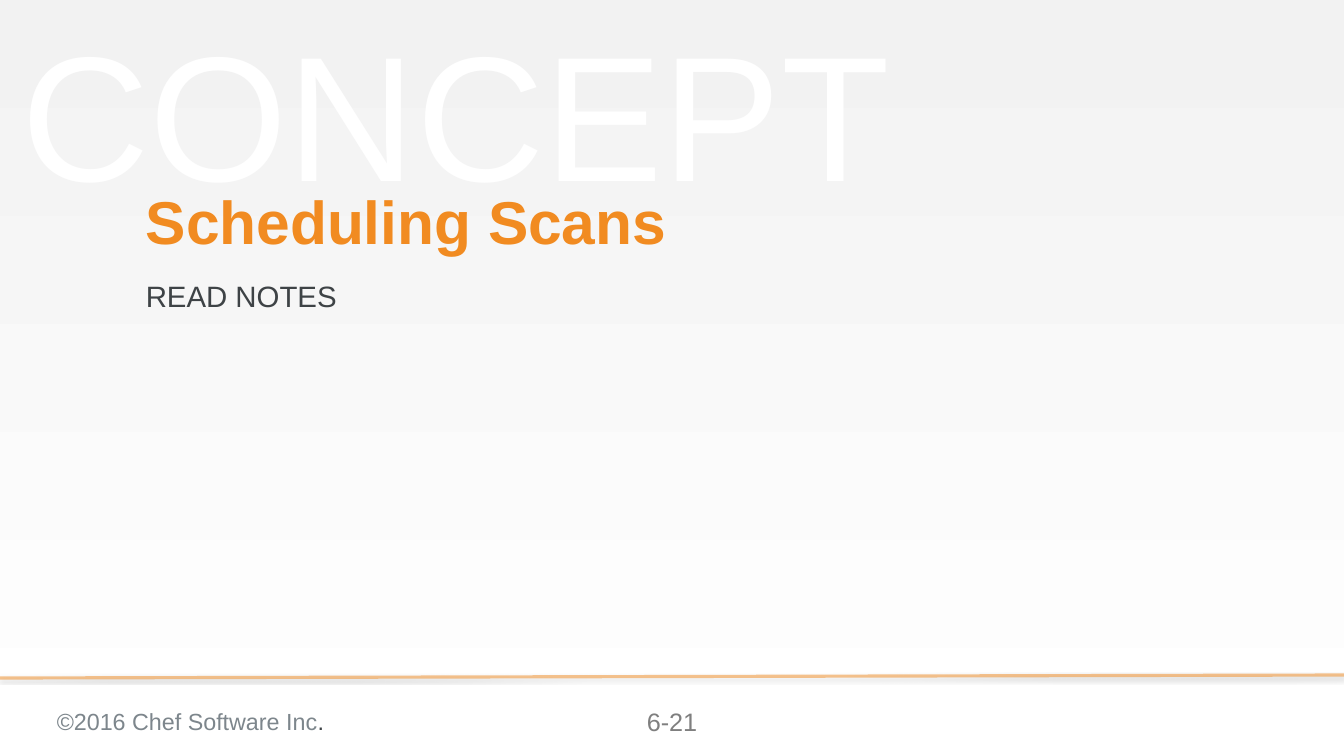
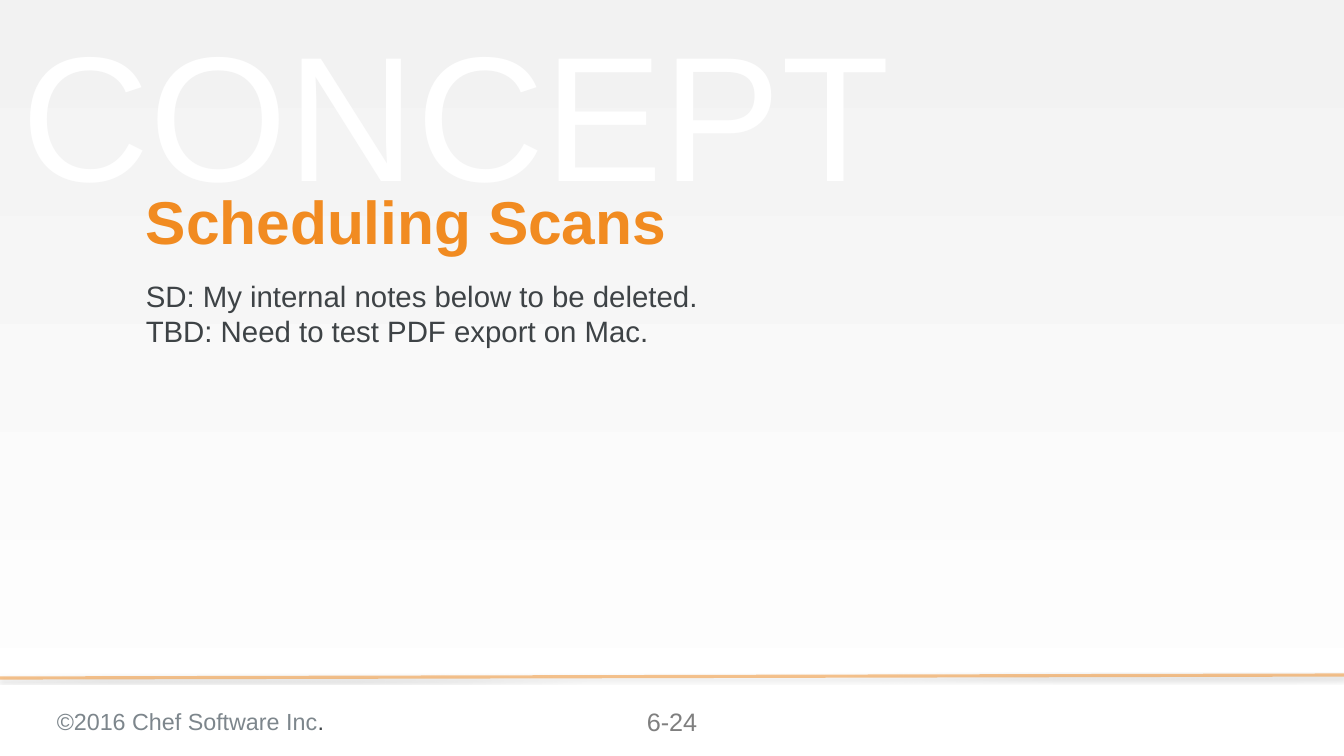
Before and after one commit to bchamby/chef-compliance-installation-configuration-operation, a slide deck: slide 24 of 06-scheduling-scans-reports.pptx (slide 21 before the commit). Drawn at 1344x756 pixels with LibreOffice and Linux fonts; fonts in the diff are those of the drawing; background and template pictures are left out. Boxes give left, top, right and bottom in pixels: in the first picture for what was removed or moved away, otherwise in the second. Text is boxed around its words. In the diff, an @@ line names an element or a change of style, - is before the commit and + after.

Commit message:
Finished Export Reports for Win

```diff
--- a/06-scheduling-scans-reports.pptx
+++ b/06-scheduling-scans-reports.pptx
@@ subtitle at <box>146,285,698,348</box>: text changed @@
-READ NOTES
+SD: My internal notes below to be deleted.
+TBD: Need to test PDF export on Mac.
@@ page number at <box>647,713,697,731</box>: text changed @@
-6-21
+6-24
```
Also in this commit, not shown: 6 other slides changed, 3 slides added, 1 slide removed.
